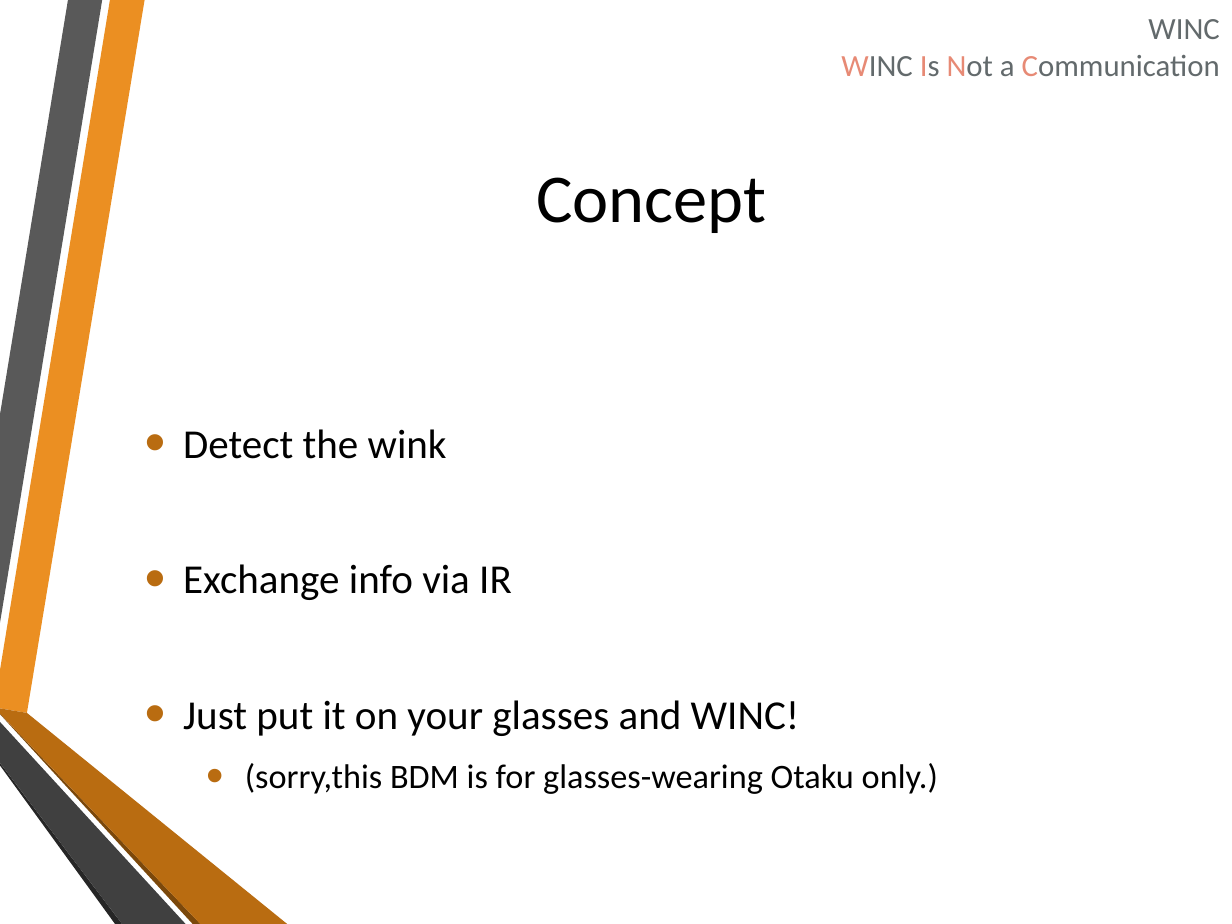
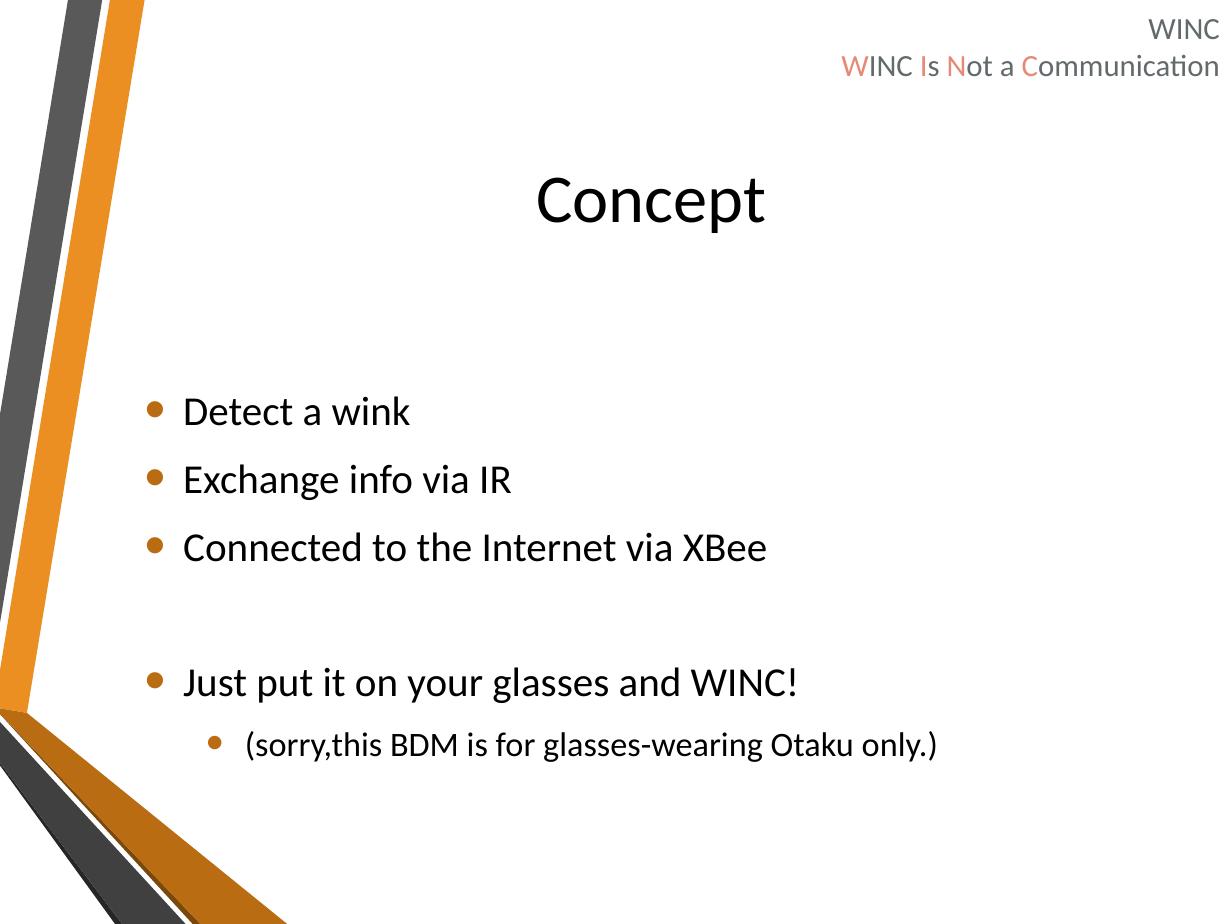
Before and after one commit to onishy/Oshiriai, a slide deck: slide 2 of Presentation/winkie（仮称）.pptx. Drawn at 1232x924 pixels with LibreOffice and Linux fonts; fonts in the diff are those of the drawing; background and template pictures are left out. Boxes give left, top, right and bottom in pixels: in the first picture for what was removed or moved away, otherwise in the second. Text is boxed around its words. In the diff, an @@ line names an element or a change of style, - is before the commit and + after.

```diff
--- a/Presentation/winkie（仮称）.pptx
+++ b/Presentation/winkie（仮称）.pptx
@@ text "Detect a wink": place and size @@
-text "Detect a wink" at bbox=[183, 429, 938, 794]
+text "Detect a wink" at bbox=[183, 396, 938, 762]
@@ text at bbox=[183, 396, 411, 426]: text changed @@
-• Detect the wink
+• Detect a wink
@@ text at bbox=[183, 532, 767, 562]: paragraph added @@
+• Connected to the Internet via XBee
```
Also in this commit, not shown: 3 other slides changed, 1 slide added.
